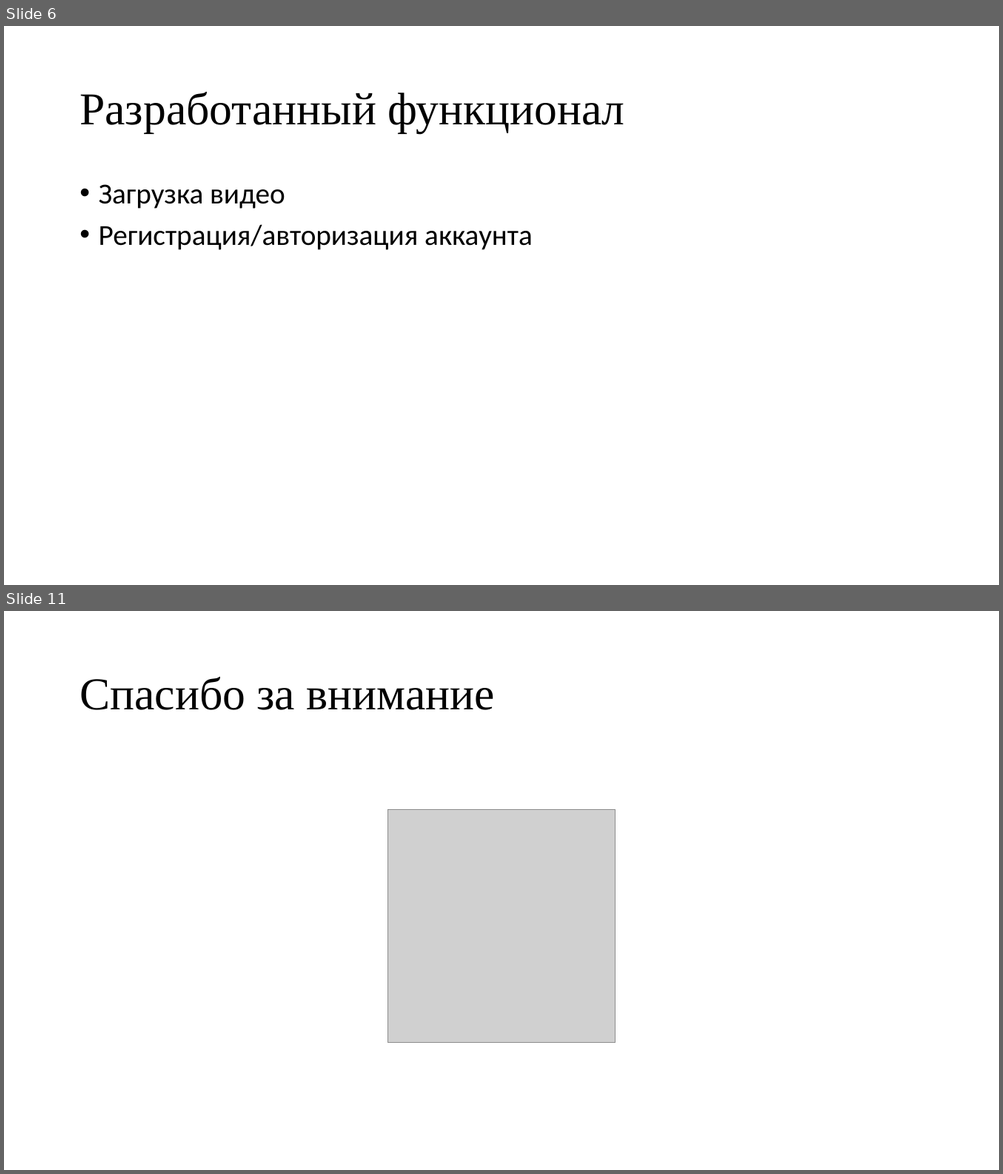
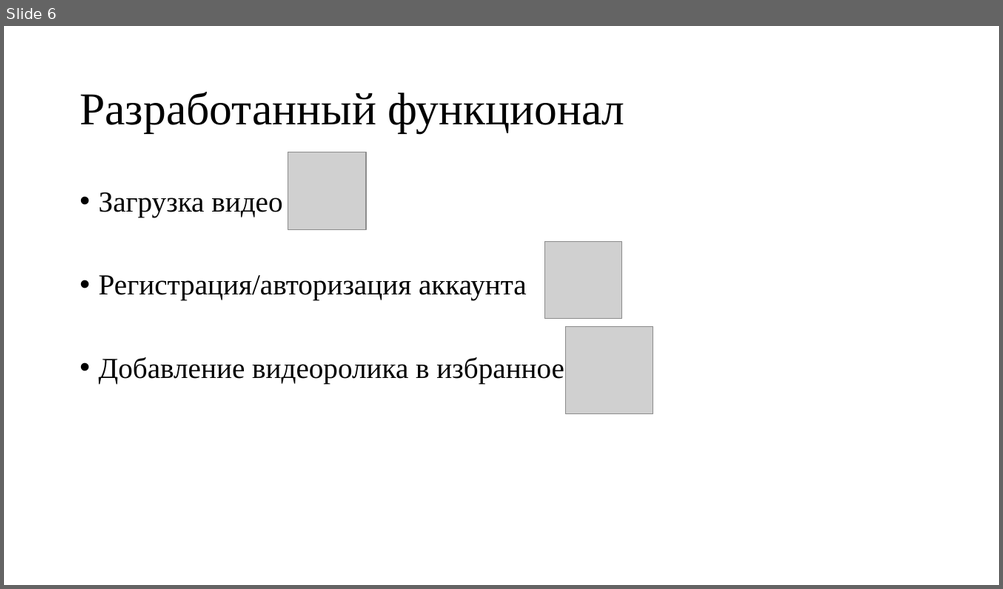
Before and after one commit to Shivronin/Cursa4, a slide deck: Презентация.pptx. Shown one above the other, each under a label of ours: slides 6 and 11 before the commit, slide 6 after it; the slides between them are not shown. The pictures are 1003x1174 and 1003x589 pixels, drawn with LibreOffice and Linux fonts; fonts in the diff are those of the drawing; grey boxes stand for pictures. Boxes give left, top, right and bottom in pixels: in the first picture for what was removed or moved away, otherwise in the second. Text is boxed around its words. In the diff, an @@ line names an element or a change of style, - is before the commit and + after.

```diff
--- a/Презентация.pptx
+++ b/Презентация.pptx
@@ slide 11 removed at bbox=[4, 611, 999, 1170], background #FFFFFF @@
@@ title removed at bbox=[79, 677, 495, 710] @@
-Спасибо за внимание
@@ picture removed at bbox=[388, 809, 615, 1042] @@
@@ slide 6 changed as well @@
@@ picture added at bbox=[288, 152, 366, 230] @@
@@ text "Загрузка видео": place and size @@
-text "Загрузка видео" at bbox=[99, 184, 532, 250]
+text "Загрузка видео" at bbox=[99, 192, 564, 384]
@@ text at bbox=[99, 192, 526, 301]: font Calibri to Times New Roman in "Загрузка видео", "Регистрация/авторизация аккаунта" @@
@@ picture added at bbox=[545, 241, 622, 318] @@
@@ picture added at bbox=[566, 326, 653, 414] @@
@@ text at bbox=[99, 358, 564, 384]: paragraph added @@
+• Добавление видеоролика в избранное
```
Also in this commit, not shown: 4 other slides changed, 3 slides added, 5 other slides removed, 1 other file.
